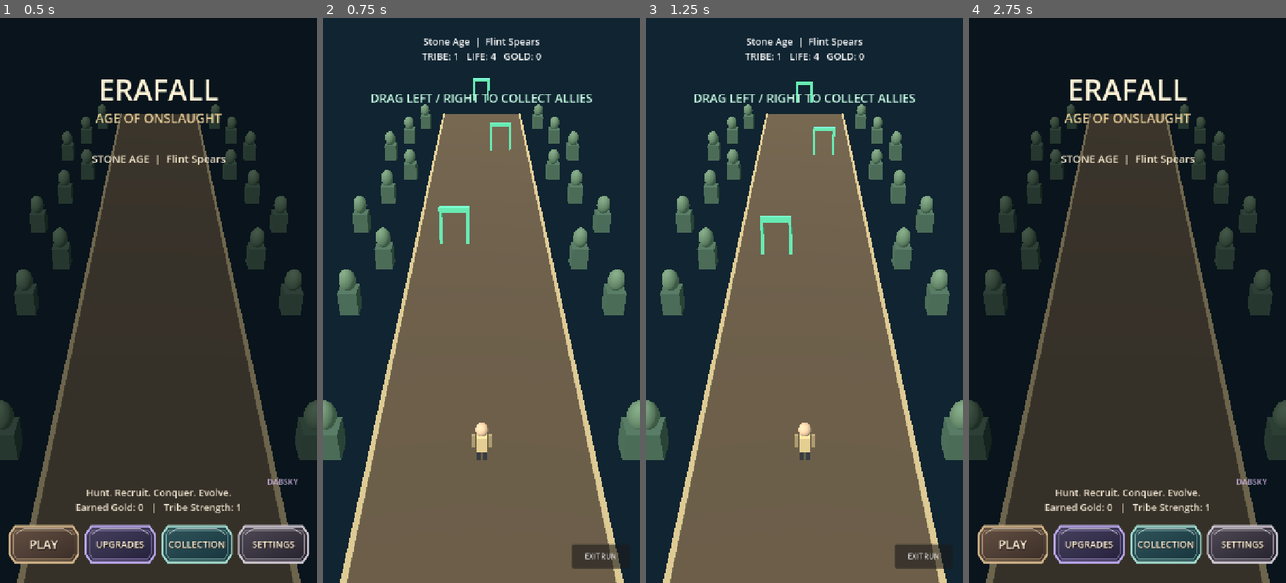
Above: before the commit, frames 1-4 (left to right).
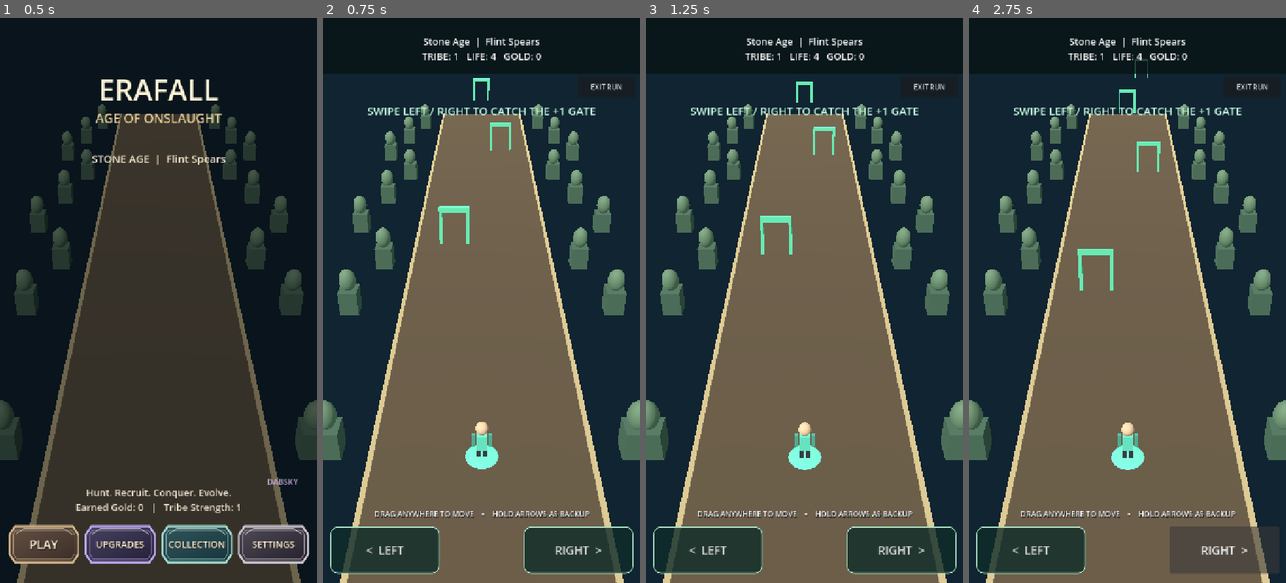
Above: after the commit, the same moments.

Repository: demetrecerrone-star/EraFall-Age-of-Onslaught
Game: Godot game, scene res://scenes/Main.tscn
Same seed, same stepped clock (60 frames per second), same inputs: the game is played once before the commit and once after it.
Inputs (mouse positions are in pixels of both pictures, inside the frame that each line leads up to):
- Up to frame 1 (0.5 s): no input
- Up to frame 2 (0.75 s): click "PLAY" at 0.5 s
- Up to frame 3 (1.25 s): no input
- Up to frame 4 (2.75 s): click (1029, 549) at 1.25 s, where only the run after the commit has a clickable "< LEFT"; click (1222, 549) at 2 s, where only the run after the commit has a clickable "RIGHT >"

Frame 1 is identical in both runs. In frame 2, 7.2% of the frame differs, in the area x 2-98%, y 11-99%; in frame 3, 7.2%; in frame 4, 53%, in the area x 0-100%, y 3-100%.

Commit message:
Fix mobile player steering and add explicit on-screen movement controls

Diff:
--- a/scripts/Main.gd
+++ b/scripts/Main.gd
@@ -49,6 +49,10 @@
 var title_background: TextureRect
 var panel_kind := ""
 var art_title_enabled := false
+var drag_touch_id := -1
+var mouse_dragging := false
+var left_held := false
+var right_held := false
 
 
 func _ready() -> void:
@@ -61,10 +65,13 @@
 func _process(delta: float) -> void:
     if screen != Screen.PLAYING or finished:
         return
-    if Input.is_key_pressed(KEY_LEFT) or Input.is_key_pressed(KEY_A):
-        player_x -= 7.0 * delta
-    if Input.is_key_pressed(KEY_RIGHT) or Input.is_key_pressed(KEY_D):
-        player_x += 7.0 * delta
+    # Keyboard and visible mobile arrows are independent of swipe steering.
+    var move_axis := 0.0
+    if Input.is_key_pressed(KEY_LEFT) or Input.is_key_pressed(KEY_A) or left_held:
+        move_axis -= 1.0
+    if Input.is_key_pressed(KEY_RIGHT) or Input.is_key_pressed(KEY_D) or right_held:
+        move_axis += 1.0
+    player_x += move_axis * 9.5 * delta
     player_x = clampf(player_x, -TRACK_EDGE, TRACK_EDGE)
     _place_allies()
     time_in_stage += delta
@@ -90,15 +97,31 @@
         _finish_level(false)
 
 
-func _unhandled_input(event: InputEvent) -> void:
-    if screen != Screen.PLAYING:
+func _input(event: InputEvent) -> void:
+    # _unhandled_input was unreliable when overlay controls consumed touch events.
+    # _input receives touch BEFORE HUD/UI mouse filters can swallow it.
+    if screen != Screen.PLAYING or finished:
         return
+    if event is InputEventScreenTouch:
+        if event.pressed and drag_touch_id == -1:
+            drag_touch_id = event.index
+        elif not event.pressed and event.index == drag_touch_id:
+            drag_touch_id = -1
+    elif event is InputEventScreenDrag and event.index == drag_touch_id:
+        _steer_by_drag(event.relative.x)
+    elif event is InputEventMouseButton and not DisplayServer.is_touchscreen_available():
+        if event.button_index == MOUSE_BUTTON_LEFT:
+            mouse_dragging = event.pressed
+    elif event is InputEventMouseMotion and mouse_dragging:
+        _steer_by_drag(event.relative.x)
+
+
+func _steer_by_drag(pixel_delta: float) -> void:
+    # Relative swipes steer the leader and whole formation without teleporting.
     var width := maxf(1.0, get_viewport().get_visible_rect().size.x)
-    if event is InputEventScreenDrag:
-        player_x = clampf(player_x + event.relative.x * 11.0 / width, -TRACK_EDGE, TRACK_EDGE)
-    elif event is InputEventMouseMotion and not DisplayServer.is_touchscreen_available():
-        if Input.is_mouse_button_pressed(MOUSE_BUTTON_LEFT):
-            player_x = clampf(player_x + event.relative.x * 11.0 / width, -TRACK_EDGE, TRACK_EDGE)
+    var world_per_pixel := (TRACK_EDGE * 2.0) / width
+    player_x = clampf(player_x + pixel_delta * world_per_pixel * 1.2, -TRACK_EDGE, TRACK_EDGE)
+    _place_allies()
 
 
 func _create_world() -> void:
@@ -239,6 +262,10 @@
     spawn_clock = 4.0
     shoot_clock = 0.4
     player_x = 0
+    drag_touch_id = -1
+    mouse_dragging = false
+    left_held = false
+    right_held = false
     allies = 1
     health = 4
     spawned_miniboss = false
@@ -259,7 +286,11 @@
 func _add_allies(count: int) -> void:
     var goal := mini(18, ally_models.size() + count)
     for i in range(ally_models.size(), goal):
-        var unit := _fighter(Color("#e7c88b"))
+        var color := Color("#65dcb8") if i == 0 else Color("#e7c88b")
+        var unit := _fighter(color)
+        if i == 0:
+            # Distinctive highlight at the feet identifies the player's hunter.
+            _sphere(unit, Color("#6fe3bf"), Vector3(0, 0.06, 0), Vector3(1.65, 0.12, 1.65))
         ally_models.append(unit)
     allies = ally_models.size()
     _place_allies()
@@ -270,7 +301,8 @@
         var row := 0 if i == 0 else 1 + int((i - 1) / 5)
         var column := 0 if i == 0 else (i - 1) % 5 - 2
         var x_offset := float(column) * 0.77
-        ally_models[i].position = Vector3(clampf(player_x + x_offset, -TRACK_EDGE, TRACK_EDGE), 0, HERO_Z + float(row) * 1.04)
+        var running_bob := absf(sin(time_in_stage * 10.0 + float(i) * 0.7)) * 0.09
+        ally_models[i].position = Vector3(clampf(player_x + x_offset, -TRACK_EDGE, TRACK_EDGE), running_bob, HERO_Z + float(row) * 1.04)
 
 
 func _spawn_gate(amount: int, x: float, z: float) -> void:
@@ -517,21 +549,58 @@
     hud.set_anchors_and_offsets_preset(Control.PRESET_FULL_RECT)
     hud.mouse_filter = Control.MOUSE_FILTER_IGNORE
     ui.add_child(hud)
+    var hud_back := ColorRect.new()
+    hud_back.set_anchors_and_offsets_preset(Control.PRESET_TOP_WIDE)
+    hud_back.offset_bottom = 126
+    hud_back.color = Color(0.03, 0.07, 0.075, 0.76)
+    hud_back.mouse_filter = Control.MOUSE_FILTER_IGNORE
+    hud.add_child(hud_back)
     hud_label = _label(hud, "", 22, Color.WHITE)
+    hud_label.mouse_filter = Control.MOUSE_FILTER_IGNORE
     hud_label.set_anchors_and_offsets_preset(Control.PRESET_TOP_WIDE)
     hud_label.offset_top = 26
     hud_label.offset_bottom = 112
-    hint_label = _label(hud, "DRAG LEFT / RIGHT TO COLLECT ALLIES", 27, Color("#c9ffe6"))
+    hint_label = _label(hud, "SWIPE TO STEER YOUR HUNTER", 25, Color("#c9ffe6"))
     hint_label.set_anchors_and_offsets_preset(Control.PRESET_TOP_WIDE)
-    hint_label.offset_top = 148
-    hint_label.offset_bottom = 214
+    hint_label.offset_top = 180
+    hint_label.offset_bottom = 240
+    hint_label.mouse_filter = Control.MOUSE_FILTER_IGNORE
+
+    var steer_caption := _label(hud, "DRAG ANYWHERE TO MOVE    •    HOLD ARROWS AS BACKUP", 17, Color("#ffffff"))
+    steer_caption.set_anchors_and_offsets_preset(Control.PRESET_BOTTOM_WIDE)
+    steer_caption.offset_top = -186
+    steer_caption.offset_bottom = -128
+    steer_caption.mouse_filter = Control.MOUSE_FILTER_IGNORE
+    steer_caption.add_theme_color_override("font_shadow_color", Color.BLACK)
+
+    var steering_bar := HBoxContainer.new()
+    steering_bar.set_anchors_and_offsets_preset(Control.PRESET_BOTTOM_WIDE)
+    steering_bar.offset_left = 16
+    steering_bar.offset_right = -16
+    steering_bar.offset_top = -128
+    steering_bar.offset_bottom = -22
+    steering_bar.add_theme_constant_override("separation", 8)
+    steering_bar.mouse_filter = Control.MOUSE_FILTER_IGNORE
+    hud.add_child(steering_bar)
+    var left_button := _steering_button(steering_bar, "<  LEFT")
+    var steering_gap := Control.new()
+    steering_gap.size_flags_horizontal = Control.SIZE_EXPAND_FILL
+    steering_gap.size_flags_stretch_ratio = 0.7
+    steering_gap.mouse_filter = Control.MOUSE_FILTER_IGNORE
+    steering_bar.add_child(steering_gap)
+    var right_button := _steering_button(steering_bar, "RIGHT  >")
+    left_button.button_down.connect(func() -> void: left_held = true)
+    left_button.button_up.connect(func() -> void: left_held = false)
+    right_button.button_down.connect(func() -> void: right_held = true)
+    right_button.button_up.connect(func() -> void: right_held = false)
+
     var exit := Button.new()
     exit.text = "EXIT RUN"
-    exit.set_anchors_and_offsets_preset(Control.PRESET_BOTTOM_RIGHT)
-    exit.offset_left = -155
-    exit.offset_right = -24
-    exit.offset_top = -88
-    exit.offset_bottom = -34
+    exit.set_anchors_and_offsets_preset(Control.PRESET_TOP_RIGHT)
+    exit.offset_left = -142
+    exit.offset_right = -12
+    exit.offset_top = 132
+    exit.offset_bottom = 180
     exit.pressed.connect(_enter_title)
     hud.add_child(exit)
 
@@ -604,6 +673,26 @@
     return label
 
 
+func _steering_button(parent: Control, caption: String) -> Button:
+    var button := Button.new()
+    button.text = caption
+    button.custom_minimum_size = Vector2(168, 98)
+    button.size_flags_horizontal = Control.SIZE_EXPAND_FILL
+    button.add_theme_font_size_override("font_size", 26)
+    button.focus_mode = Control.FOCUS_NONE
+    var background := StyleBoxFlat.new()
+    background.bg_color = Color(0.055, 0.17, 0.16, 0.80)
+    background.border_color = Color("#b4ebcd")
+    background.set_border_width_all(2)
+    background.set_corner_radius_all(16)
+    button.add_theme_stylebox_override("normal", background)
+    var pressed := background.duplicate() as StyleBoxFlat
+    pressed.bg_color = Color(0.14, 0.42, 0.33, 0.95)
+    button.add_theme_stylebox_override("pressed", pressed)
+    parent.add_child(button)
+    return button
+
+
 func _image_button(parent: Node, texture_path: String) -> TextureButton:
     # Godot SVG textures do not reliably render SVG <text> elements.
     var button := TextureButton.new()
@@ -692,9 +781,9 @@
 func _update_hud() -> void:
     hud_label.text = "%s  |  %s\nTRIBE: %d   LIFE: %d   GOLD: %d" % [Catalog.get_era(era_index)["name"], Catalog.get_era(era_index)["weapon"], allies, health, gold]
     if time_in_stage < 7.0 and hints_enabled:
-        hint_label.text = "DRAG LEFT / RIGHT TO COLLECT ALLIES"
+        hint_label.text = "SWIPE LEFT / RIGHT TO CATCH THE +1 GATE"
     elif time_in_stage >= 7.0 and time_in_stage < 13.0 and hints_enabled:
-        hint_label.text = "YOUR TRIBE ATTACKS AUTOMATICALLY"
+        hint_label.text = "YOU STEER. YOUR HUNTERS THROW SPEARS."
     elif time_in_stage > 16.0:
         hint_label.text = "MINIBOSS > BOSS > NEXT ERA"
     if not hints_enabled:
